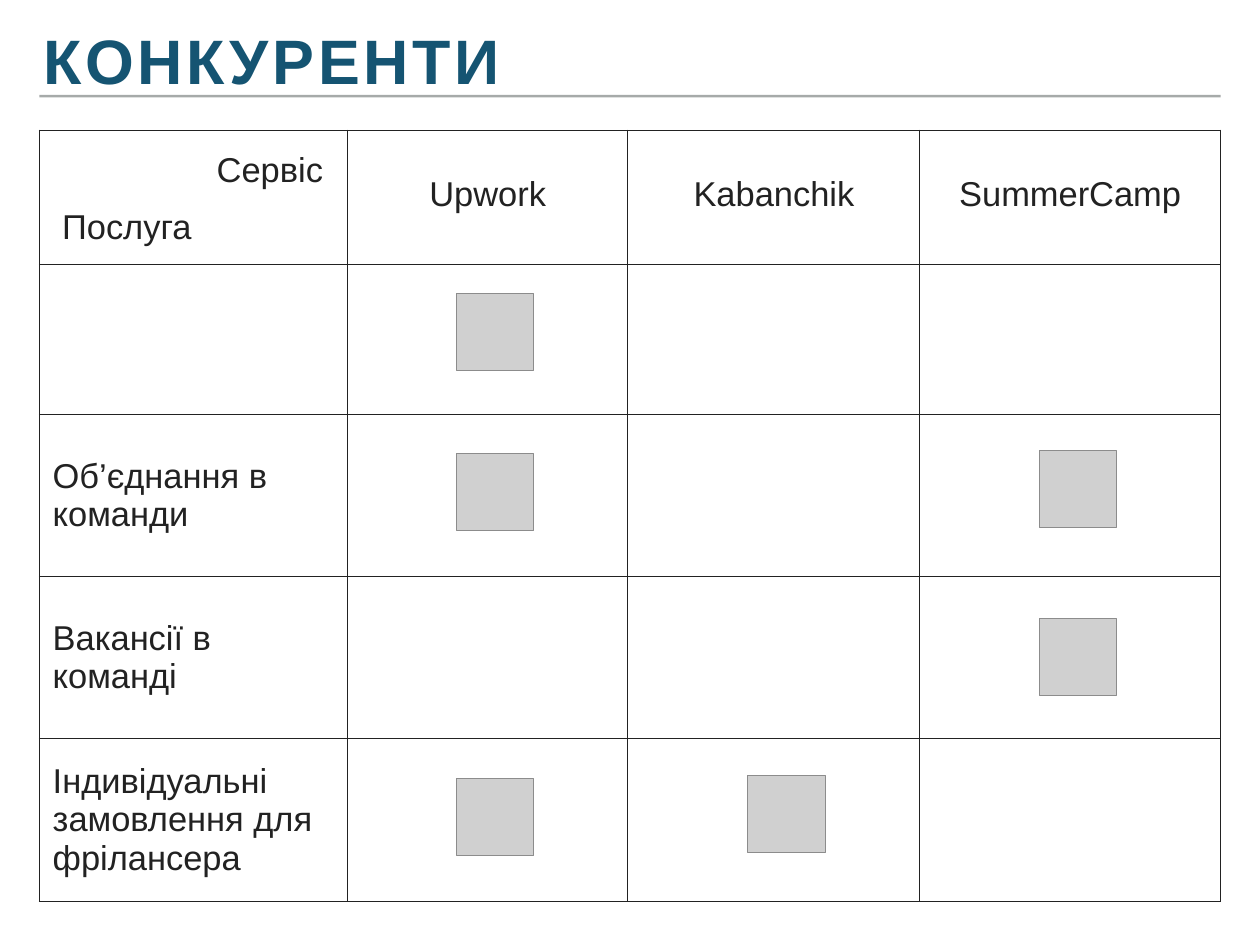
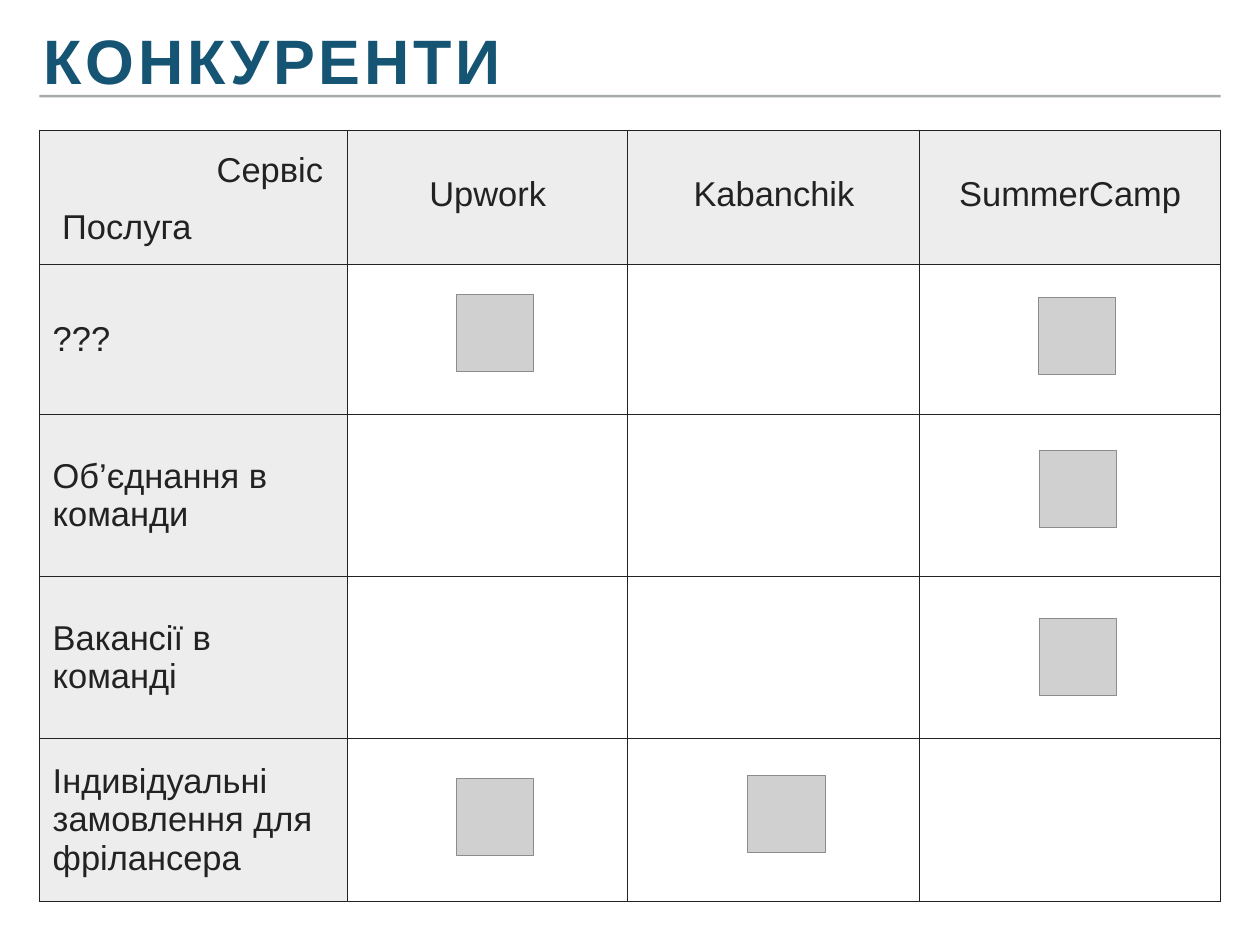
Before and after one commit to Frozen-Team/summercamp, a slide deck: slide 5 of presentation/Presentation_edited.pptx. Drawn at 1260x945 pixels with LibreOffice and Linux fonts; fonts in the diff are those of the drawing; grey boxes stand for pictures. Boxes give left, top, right and bottom in pixels: in the first picture for what was removed or moved away, otherwise in the second. Text is boxed around its words. In the diff, an @@ line names an element or a change of style, - is before the commit and + after.

```diff
--- a/presentation/Presentation_edited.pptx
+++ b/presentation/Presentation_edited.pptx
@@ table at bbox=[40, 130, 1222, 901] @@
-row 2, column 1: 
+row 2, column 1: ???
@@ fill none to #EDEDED in 6 cells @@
@@ picture: place and size @@
-picture at bbox=[457, 454, 534, 531]
+picture at bbox=[1038, 298, 1116, 375]
```
Also in this commit, not shown: 8 other slides changed.
